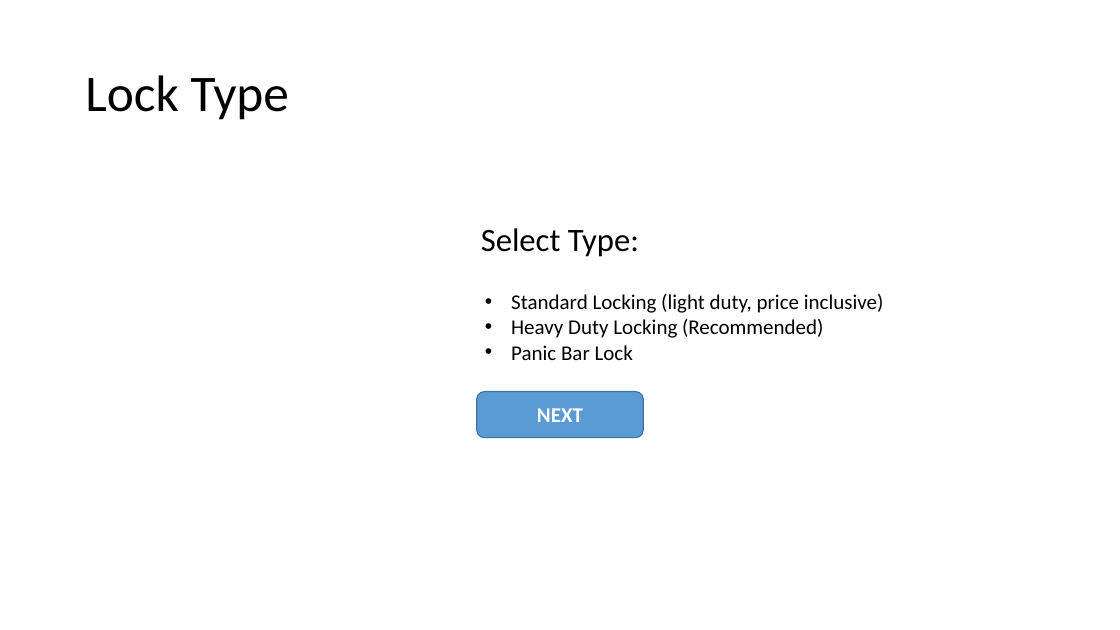
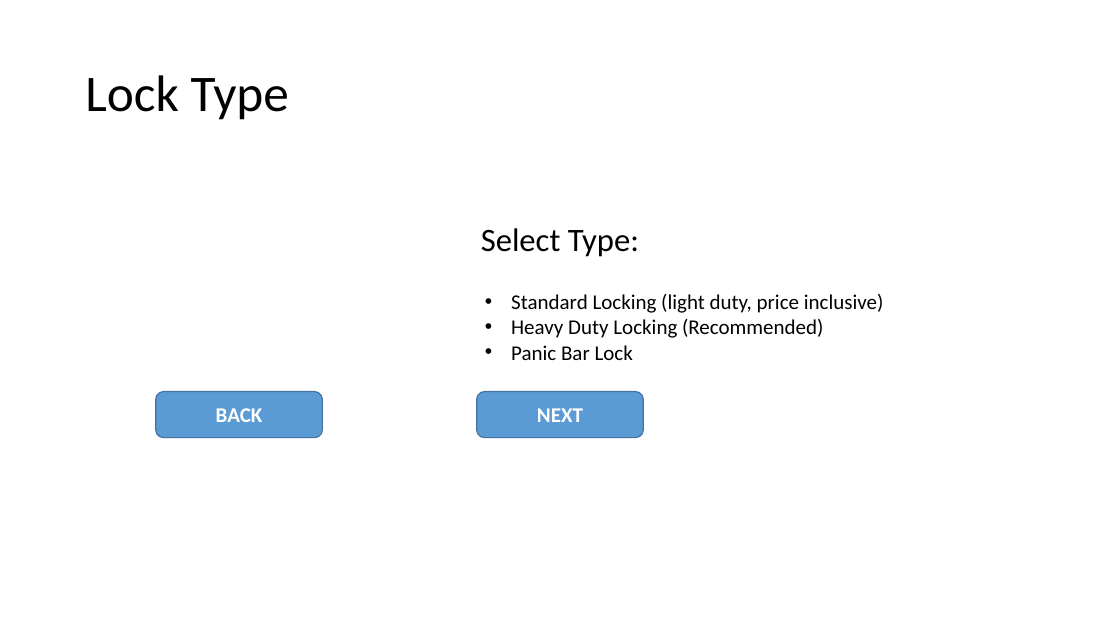
Before and after one commit to mohammed52/quotation-automator, a slide deck: slide 8 of app-quotation-automator.pptx. Drawn at 1120x630 pixels with LibreOffice and Linux fonts; fonts in the diff are those of the drawing. Boxes give left, top, right and bottom in pixels: in the first picture for what was removed or moved away, otherwise in the second. Text is boxed around its words. In the diff, an @@ line names an element or a change of style, - is before the commit and + after.

```diff
--- a/app-quotation-automator.pptx
+++ b/app-quotation-automator.pptx
@@ rounded rectangle added at <box>155,392,322,438</box>, fill #5B9BD5, outline #43739E 1 pt, 18 pt, text #FFFFFF, bold @@
+BACK
```
Also in this commit, not shown: 9 other slides changed, 3 other files.
